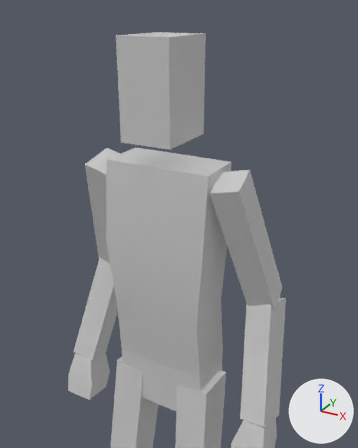
One commit to the FBX model Assets/FBX/Human_Base.FBX: the scene before it, then after it.
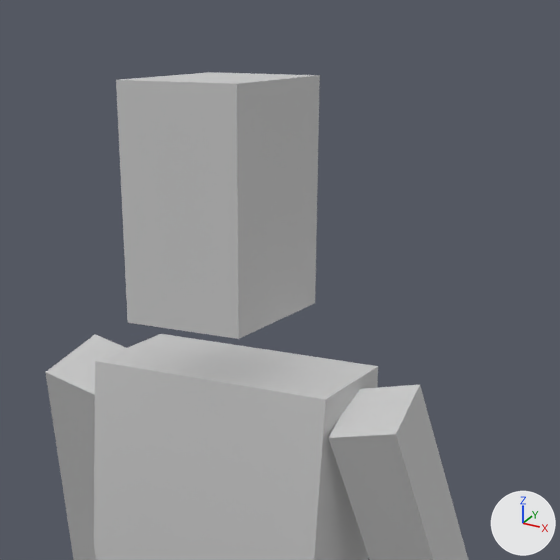
Each version appears first whole from a 50 mm lens placed at (0.513, -0.856, 1.808), pointed at (0.111, -0.125, 1.442), and next in a close-up on the part from 18% to 87% of the width and 0% to 55% of the height. The axes (+X, +Y, +Z) are drawn at lower right. The lights are the same throughout. Where no turn or scale is listed for an object, it has been applied to the vertices.

Objects in the first close-up: 'Human_Base_GEO'.
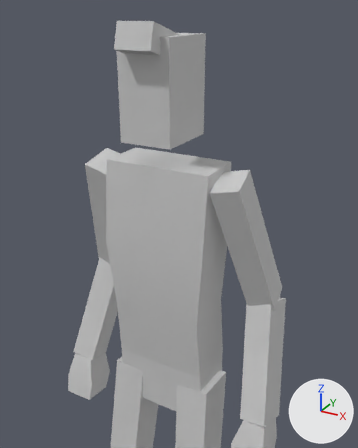
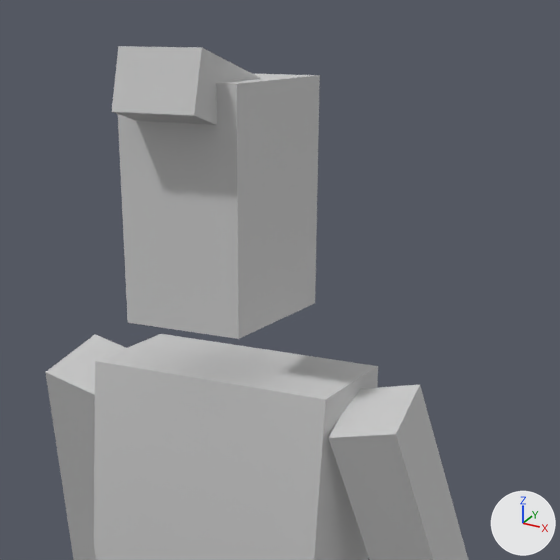
Edits to the bpy script that builds the scene:
```text
Add me_mesh_001:
    me_mesh_001.from_pydata([(-0.038, -0.0529, 0.0147), (0.038, -0.0529, 0.0147), (-0.038, 0.0529, -0.0147), (0.038, 0.0529, -0.0147), (-0.038, -0.0398, 0.0619), (0.038, -0.0398, 0.0619), (-0.038, 0.066, 0.0326), (0.038, 0.066, 0.0326)], [], [(0, 2, 3), (3, 1, 0), (4, 5, 7), (7, 6, 4), (0, 1, 5), (5, 4, 0), (1, 3, 7), (7, 5, 1), (3, 2, 6), (6, 7, 3), (2, 0, 4), (4, 6, 2)])
    me_mesh_001.materials.append(mat_character_mat)  # its picture is missing
Add ob_tupe_geo:
    ob_tupe_geo = bpy.data.objects.new('Tupe_Geo', me_mesh_001)
    ob_tupe_geo.location = (0.0, -0.041, 1.723)
```

What differs and where, as boxes [x1, y1, x2, y2] in the close-ups (560 x 560 px):
'Tupe_Geo', added
    after: [112, 46, 261, 125]
